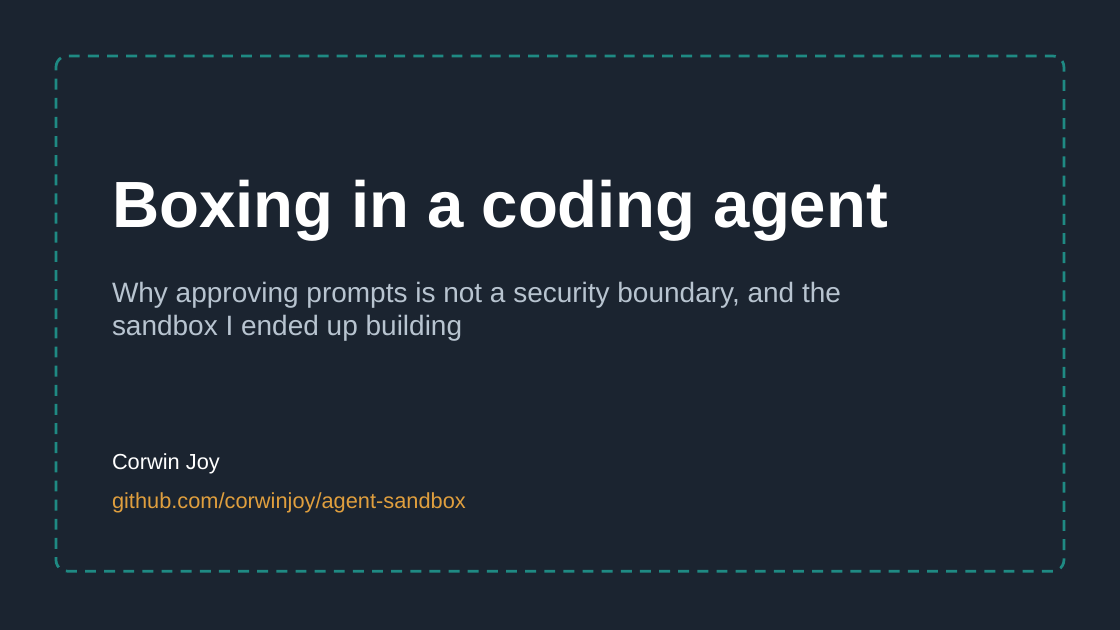
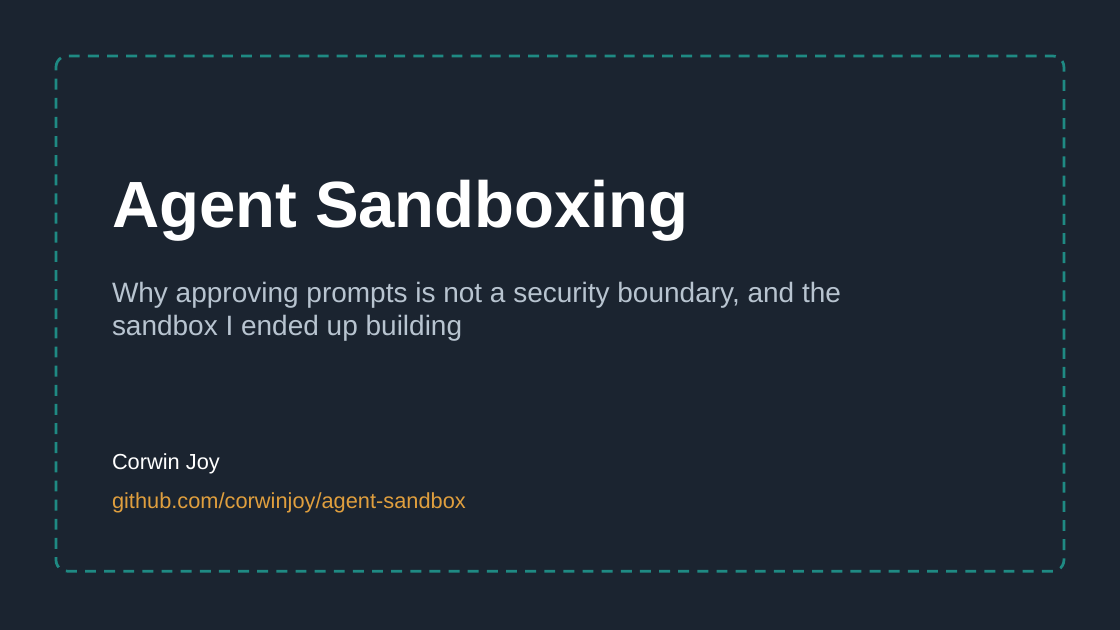
Before and after one commit to corwinjoy/agent-sandbox, a slide deck: slide 1 of slides/agent-sandbox-talk.odp. Drawn at 1120x630 pixels with LibreOffice and Linux fonts; fonts in the diff are those of the drawing. Boxes give left, top, right and bottom in pixels: in the first picture for what was removed or moved away, otherwise in the second. Text is boxed around its words. In the diff, an @@ line names an element or a change of style, - is before the commit and + after.

```diff
--- a/slides/agent-sandbox-talk.odp
+++ b/slides/agent-sandbox-talk.odp
@@ text at (112, 179, 688, 240): text changed @@
-Boxing in a coding agent
+Agent Sandboxing
```
Also in this commit, not shown: 1 other slide changed, 3 other files.
